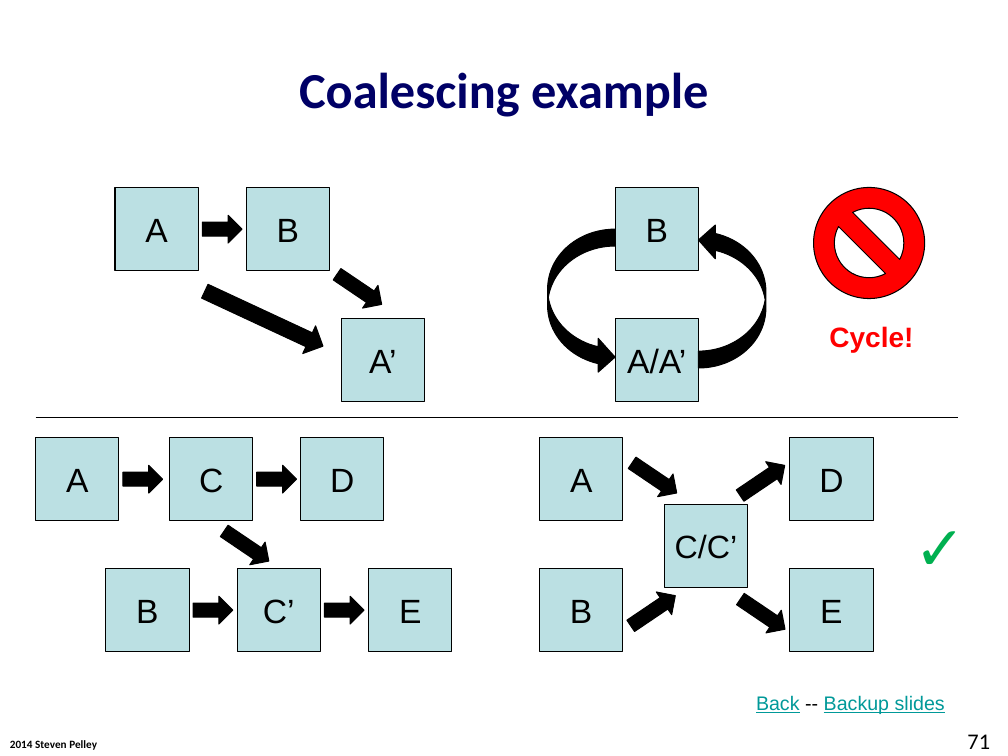
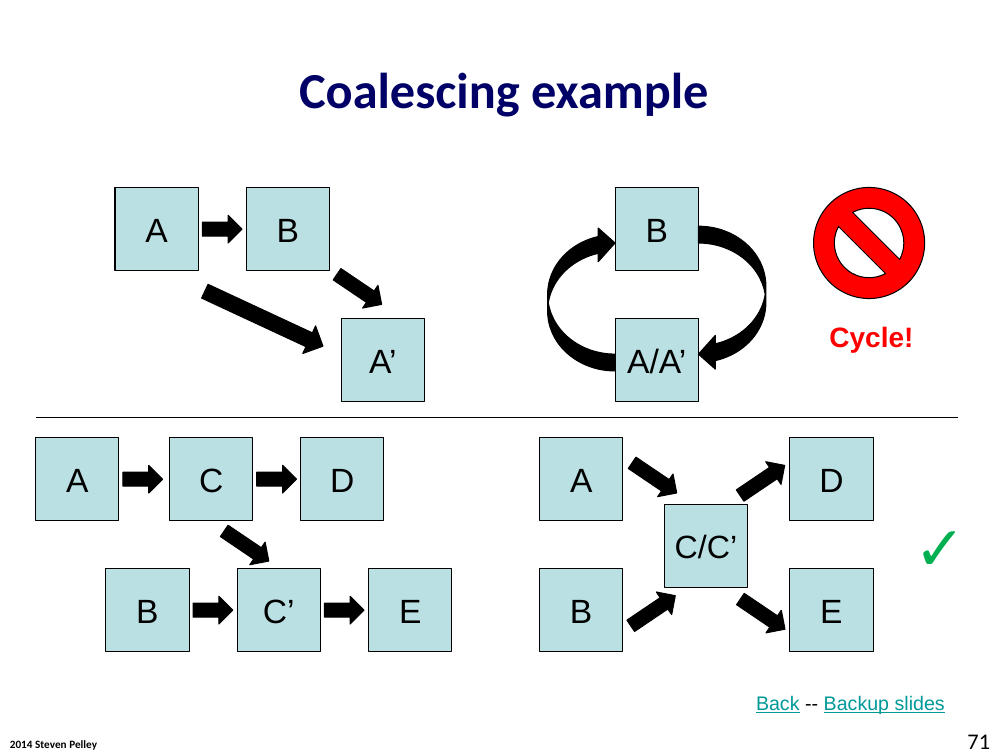
Before and after one commit to Abulila/dissertation, a slide deck: slide 71 of proposal/defense.pptx. Drawn at 1008x756 pixels with LibreOffice and Linux fonts; fonts in the diff are those of the drawing; background and template pictures are left out. Boxes give left, top, right and bottom in pixels: in the first picture for what was removed or moved away, otherwise in the second. Text is boxed around its words. In the diff, an @@ line names an element or a change of style, - is before the commit and + after.

```diff
--- a/proposal/defense.pptx
+++ b/proposal/defense.pptx
@@ curved right arrow at box(547, 226, 615, 371): mirrored @@
@@ curved right arrow at box(699, 226, 766, 371): mirrored @@
```
Also in this commit, not shown: 18 other slides changed, 1 slide removed.
